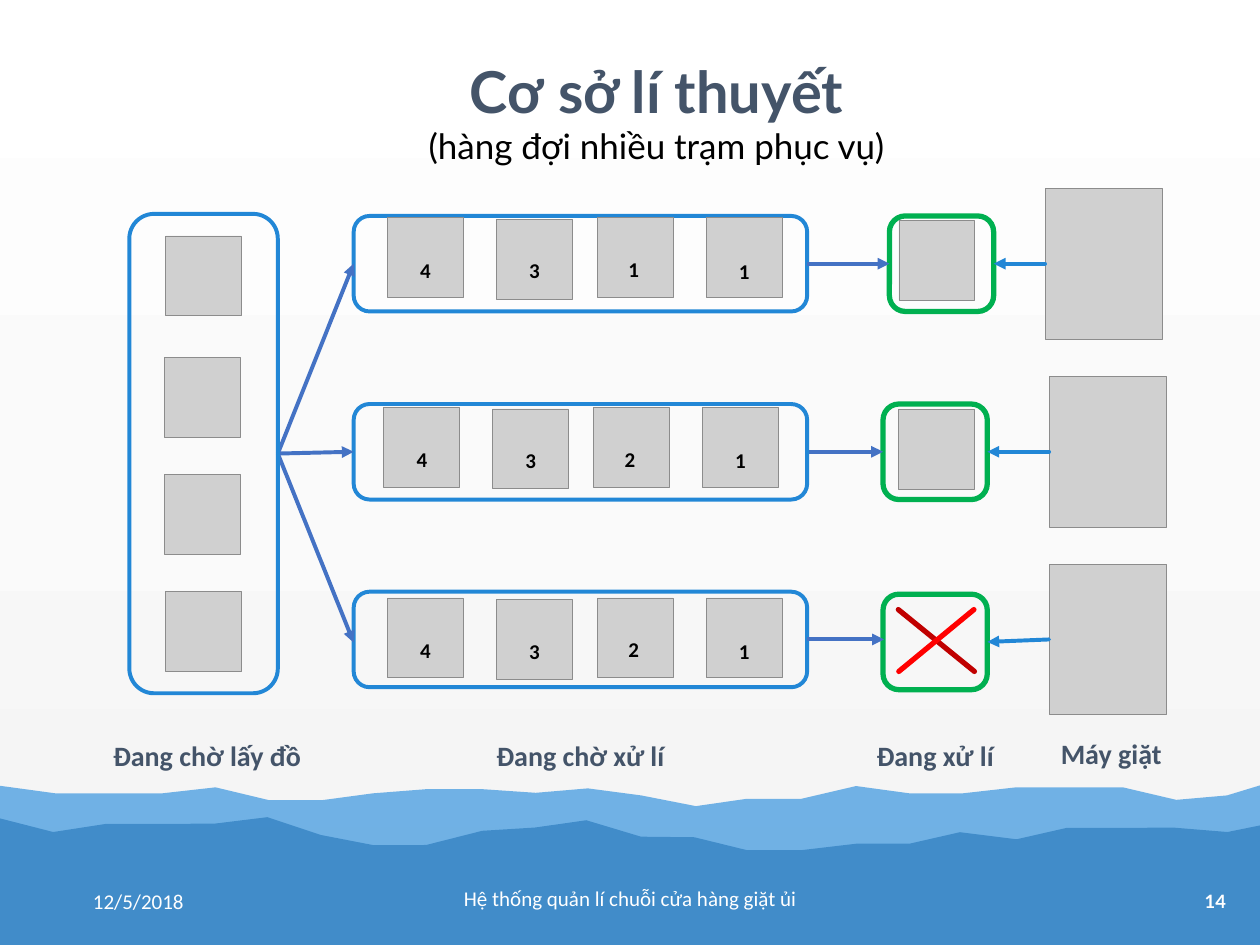
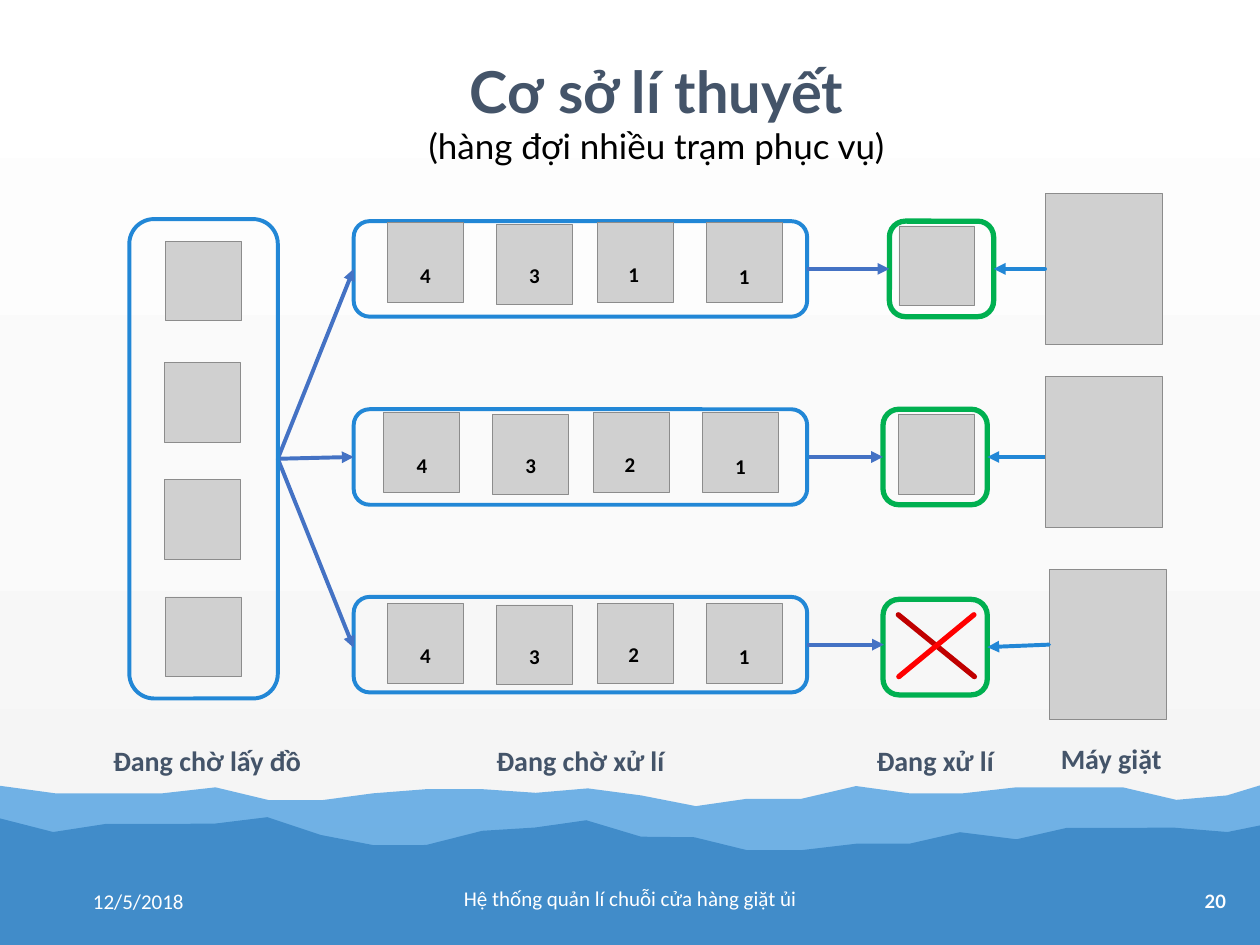
Before and after one commit to tranhoanghuan/Lu-n-v-n, a slide deck: slide 20 of baoCao/bao_cao.pptx (slide 14 before the commit). Drawn at 1260x945 pixels with LibreOffice and Linux fonts; fonts in the diff are those of the drawing; grey boxes stand for pictures; background and template pictures are left out. Boxes give left, top, right and bottom in pixels: in the first picture for what was removed or moved away, otherwise in the second. Text is boxed around its words. In the diff, an @@ line names an element or a change of style, - is before the commit and + after.

```diff
--- a/baoCao/bao_cao.pptx
+++ b/baoCao/bao_cao.pptx
@@ picture: place and size @@
-picture at [1049,377,1167,527]
+picture at [1045,377,1163,527]
@@ 20 pictures, 16 texts, 9 arrows, 7 rounded rectangles, 2 lines: place and size @@
-20 pictures, 16 texts, 9 arrows, 7 rounded rectangles, 2 lines at [113,188,1167,771]
+20 pictures, 16 texts, 9 arrows, 7 rounded rectangles, 2 lines at [113,193,1167,776]
@@ page number at [1205,894,1226,908]: text changed @@
-14
+20
```
Also in this commit, not shown: 1 other slide changed, 7 slides added.
